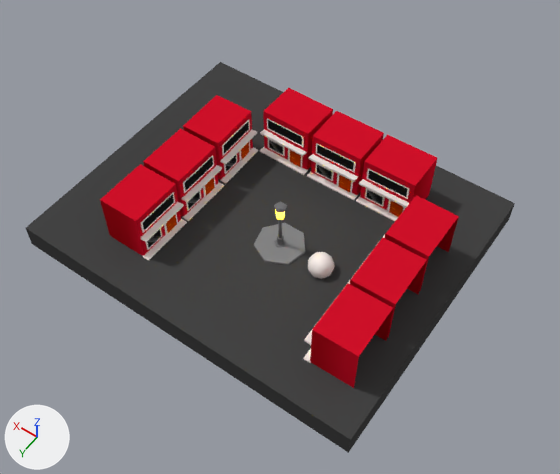
Before and after pictures for a commit that changed the Blender file assets/mod/lamppost.blend.
One viewpoint serves both versions: a camera (50 mm lens) standing at (-22.4, 30.5, 45.7) and looking at (-1.4, 1.1, -0.4). The axes (+X, +Y, +Z) are drawn at lower left. The lights are the same throughout.
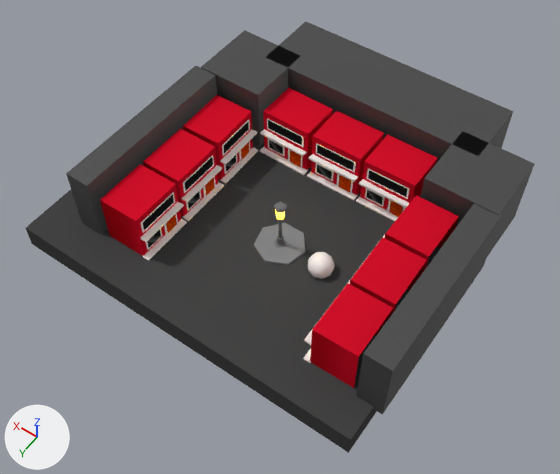
Boxes [x1, y1, x2, y2] around the edits, measured in the pictures (560 x 474 px):
'Cube.004', added
    after: [267, 21, 513, 162]
'Cube.002', added
    after: [356, 203, 501, 415]
'Cube.001', added
    after: [66, 66, 217, 235]
'Cube.003', added
    after: [421, 131, 534, 257]
'Cube.005', added
    after: [201, 30, 298, 146]

The change, as a list of edits to the scene's bpy script:
```text
Add me_cube_005:
    me_cube_005.from_pydata(...)  # a box spanning x -1.0..1.0, y -1.0..1.0, z -1.0..1.0
    me_cube_005.materials.append(mat_material)  # picture img_lamppost_png
Add ob_cube_005:
    ob_cube_005 = bpy.data.objects.new('Cube.005', me_cube_005)
    ob_cube_005.location = (8.03, -8.18, 2.59)
    ob_cube_005.scale = (2.83, 2.87, -2.95)
Add ob_cube_004:
    ob_cube_004 = bpy.data.objects.new('Cube.004', me_cube_005.copy())
    ob_cube_004.location = (-2.01, -12.11, 2.59)
    ob_cube_004.scale = (9.43, 2.87, -2.95)
Add ob_cube_003:
    ob_cube_003 = bpy.data.objects.new('Cube.003', me_cube_005.copy())
    ob_cube_003.location = (-12.15, -8.03, 2.59)
    ob_cube_003.scale = (2.83, 2.87, -2.95)
Add ob_cube_002:
    ob_cube_002 = bpy.data.objects.new('Cube.002', me_cube_005.copy())
    ob_cube_002.location = (-14.16, 1.96, 2.59)
    ob_cube_002.scale = (1.0, 7.15, 2.89)
Add ob_cube_001:
    ob_cube_001 = bpy.data.objects.new('Cube.001', me_cube_005.copy())
    ob_cube_001.location = (10.37, 1.85, 2.59)
    ob_cube_001.scale = (1.0, 7.15, 2.89)
```
